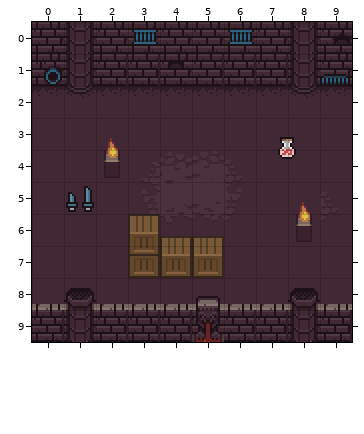
Tiled map -- Tests/SKTiledKitTests/Resources/Maps/Ready Player 1.tmx. The picture above was drawn from the file before the commit.
Cells are 16x16 px. Shown: x 0..9, y 0..9.
Now the later version:
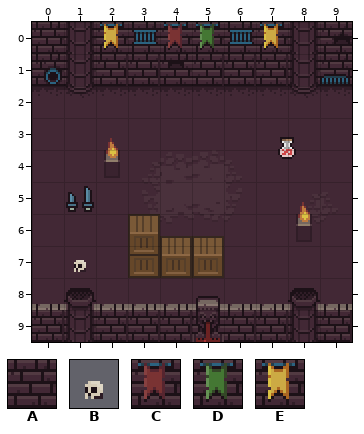
Key: from "Retro": A 17, B 49, C 76, D 77, E 79.
_ is an empty cell.
Diff:
{"where": "layer \"Level\""}
{"y":0,"x":2,"old":"A","new":"E"}
{"y":0,"x":4,"old":"AA","new":"CD"}
{"y":0,"x":7,"old":"A","new":"E"}
{"y":7,"x":1,"old":"_","new":"B"}
{"label":"changed","picture_box":[100,24,122,50]}
{"label":"changed","picture_box":[164,24,218,50]}
{"label":"changed","picture_box":[260,24,282,50]}
{"label":"added","picture_box":[74,260,86,272]}
